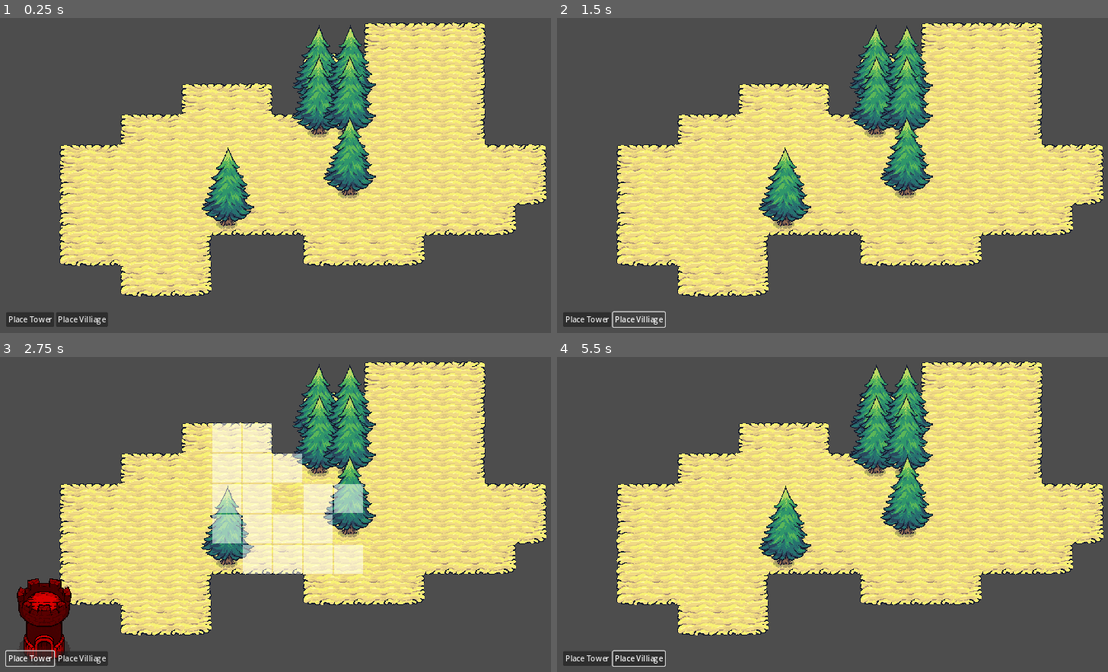
Above: before the commit, frames 1-4 (two rows, left to right).
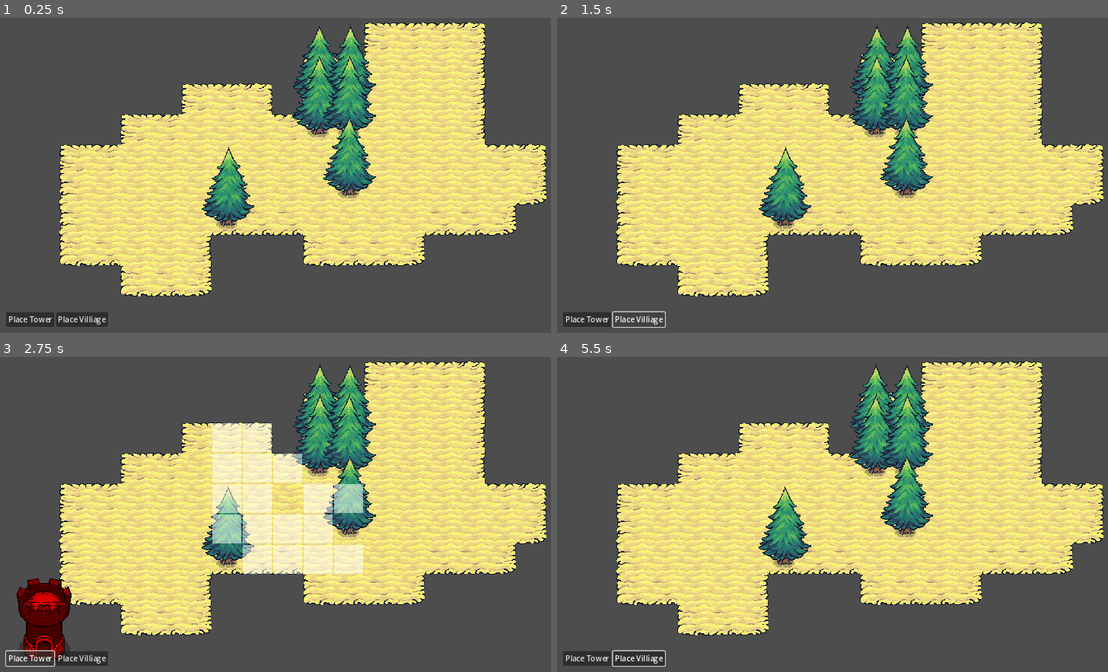
Above: after the commit, the same moments.

Repository: galaxy8691/learn_godot
Game: Godot game, scene res://scenes/main.tscn
Two runs of this game, one before a commit and one after it. Both use one fixed random seed, a clock stepped at 60 frames per second and the inputs below.
Inputs (mouse positions are in pixels of both pictures, inside the frame that each line leads up to):
- Up to frame 1 (0.25 s): no input
- Up to frame 2 (1.5 s): click "Place Tower" at 0.5 s; click "Place Villiage" at 1.25 s
- Up to frame 3 (2.75 s): click "Place Tower" at 2 s
- Up to frame 4 (5.5 s): click "Place Villiage" at 2.75 s; click "Place Tower" at 3.5 s; click "Place Villiage" at 4.25 s; move the mouse to (992, 486) at 5.02 s; press the mouse at (992, 486) at 5.03 s

The runs differ from the first frame. In frame 1, 1.2% of the frame differs, in the area x 36-69%, y 2-65%; in frame 2, 1.8%; in frame 3, 1.2%; in frame 4, 1.7%.

Commit message:
can cancel place building

Diff:
--- a/project.godot
+++ b/project.godot
@@ -32,6 +32,12 @@
 "events": [Object(InputEventMouseButton,"resource_local_to_scene":false,"resource_name":"","device":-1,"window_id":0,"a …(253 unchanged characters)…
 ]
 }
+cancel={
+"deadzone": 0.5,
+"events": [Object(InputEventKey,"resource_local_to_scene":false,"resource_name":"","device":-1,"window_id":0,"alt_pressed":false,"shift_pressed":false,"ctrl_pressed":false,"meta_pressed":false,"pressed":false,"keycode":0,"physical_keycode":4194305,"key_label":0,"unicode":0,"location":0,"echo":false,"script":null)
+, Object(InputEventMouseButton,"resource_local_to_scene":false,"resource_name":"","device":-1,"window_id":0,"alt_pressed":false,"shift_pressed":false,"ctrl_pressed":false,"meta_pressed":false,"button_mask":0,"position":Vector2(0, 0),"global_position":Vector2(0, 0),"factor":1.0,"button_index":2,"canceled":false,"pressed":false,"double_click":false,"script":null)
+]
+}
 
 [rendering]
 
--- a/scenes/manager/building_manager.gd
+++ b/scenes/manager/building_manager.gd
@@ -43,12 +43,7 @@
 			_on_place_villiage_press()
 		_set_build_and_resource_radius(current_building_instance)
 	else:
-		current_state = State.Normal
-		cursor.visible = false
-		if current_building_instance != null:
-			current_building_instance.queue_free()
-			current_building_instance = null
-			grid_manager.clear_highlight_tile_maplayer()
+		cancel_place_building()
 
 
 func _on_place_tower_press():
@@ -72,6 +67,8 @@
 		current_building_instance = null
 		cursor.visible = false
 		current_state = State.Normal
+	if event.is_action_pressed("cancel"):
+		cancel_place_building()
 
 func place_building(building_instance):
 	building_instance.global_position = hover_grid_position * 64
@@ -102,6 +99,12 @@
 			cursor.set_valid()
 			grid_manager.highlight_expand_area(hover_grid_position, build_radius, resource_radius)
 		grid_manager.highlight_area()
+	cursor.global_position = hover_grid_position * 64
 
-
-	cursor.global_position = hover_grid_position * 64
+func cancel_place_building():
+	current_state = State.Normal
+	cursor.visible = false
+	if current_building_instance != null:
+		current_building_instance.queue_free()
+		current_building_instance = null
+		grid_manager.clear_highlight_tile_maplayer()
